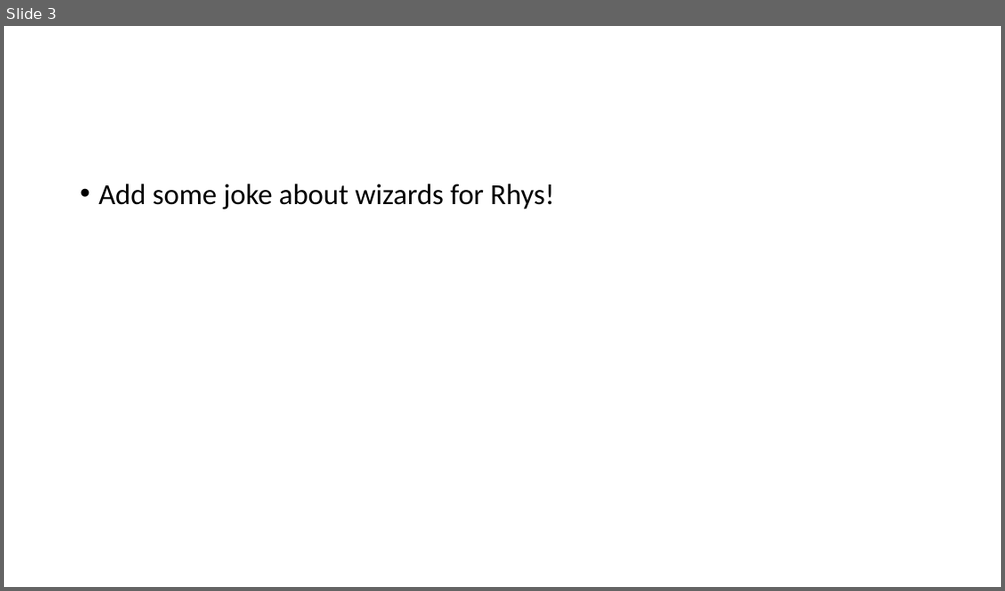
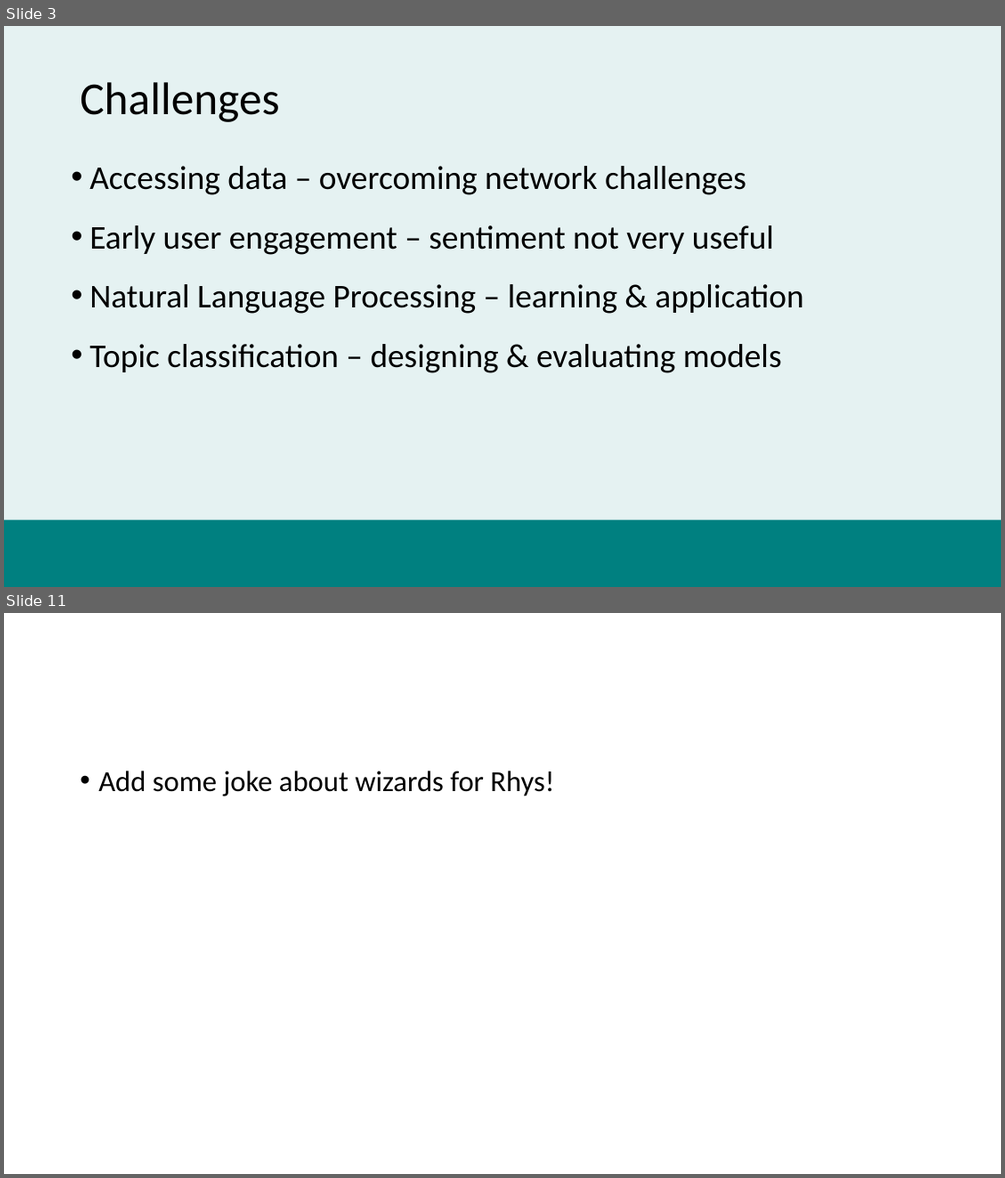
Before and after one commit to datasciencecampus/uk-parliament-stats, a slide deck: user-engagement/fpp-presentation.pptx. Shown one above the other, each under a label of ours: slide 3 before the commit, slides 3 and 11 after it; the slides between them are not shown. The pictures are 1005x591 and 1005x1178 pixels, drawn with LibreOffice and Linux fonts; fonts in the diff are those of the drawing; background and template pictures are left out. Boxes give left, top, right and bottom in pixels: in the first picture for what was removed or moved away, otherwise in the second. Text is boxed around its words. In the diff, an @@ line names an element or a change of style, - is before the commit and + after.

```diff
--- a/user-engagement/fpp-presentation.pptx
+++ b/user-engagement/fpp-presentation.pptx
@@ slide 3 added at (4, 26, 1001, 587), background #008080 at 10% opacity @@
@@ title added at (80, 82, 279, 122), 44 pt, text #000000 @@
+Challenges
@@ text added at (89, 166, 803, 373), 32 pt, text #000000 @@
+• Accessing data – overcoming network challenges
+• Early user engagement – sentiment not very useful
+• Natural Language Processing – learning & application
+• Topic classification – designing & evaluating models
@@ rectangle added at (4, 520, 1001, 587), fill #008080 @@
@@ what was slide 3 is now slide 11 @@
```
Also in this commit, not shown: 1 slide changed, 8 other slides added, 2 slides removed, 1 other file.
